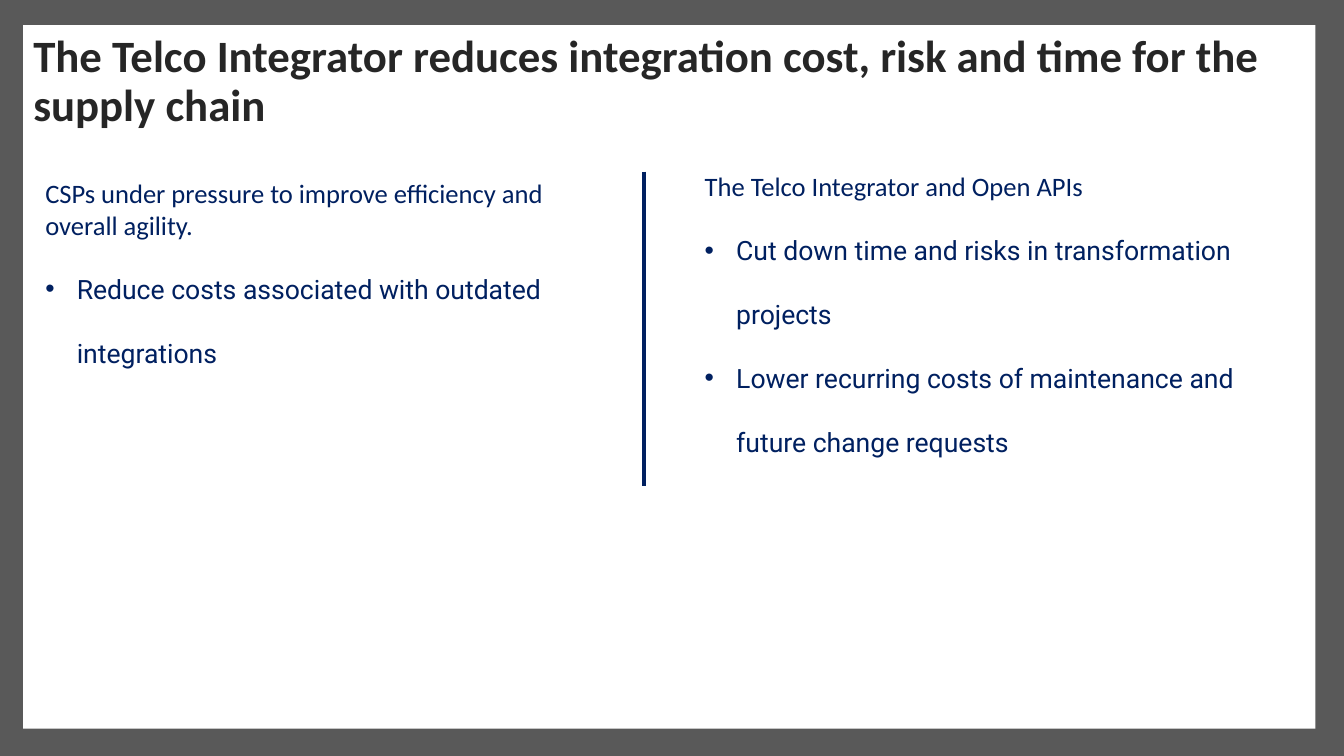
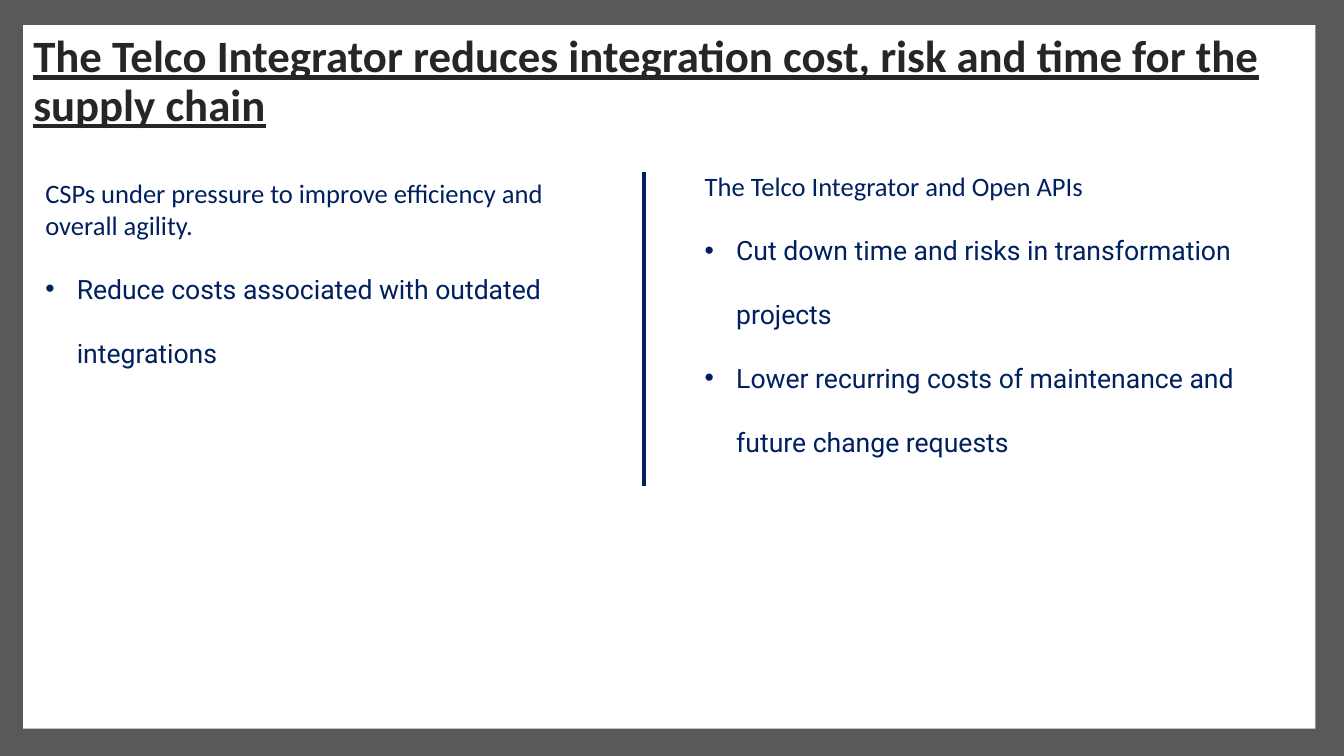
Before and after one commit to IBM/telco-integrator, a slide deck: slide 6 of Business/Telco Integrator - Business Case.pptx. Drawn at 1344x756 pixels with LibreOffice and Linux fonts; fonts in the diff are those of the drawing. Boxes give left, top, right and bottom in pixels: in the first picture for what was removed or moved away, otherwise in the second. Text is boxed around its words. In the diff, an @@ line names an element or a change of style, - is before the commit and + after.

```diff
--- a/Business/Telco Integrator - Business Case.pptx
+++ b/Business/Telco Integrator - Business Case.pptx
@@ title "The Telco Integrator reduces integration ..." at bbox=[33, 40, 1258, 128]: underline on @@
```
Also in this commit, not shown: 1 slide added.
